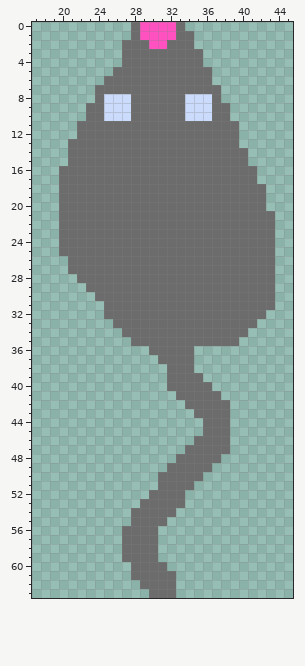
Pixel-art file -- Assets/aseprite/BasicRat.aseprite. The picture above is the old version.
64x64 pixels, 1 frame. Shown: x 17..45, y 0..63.
The result:
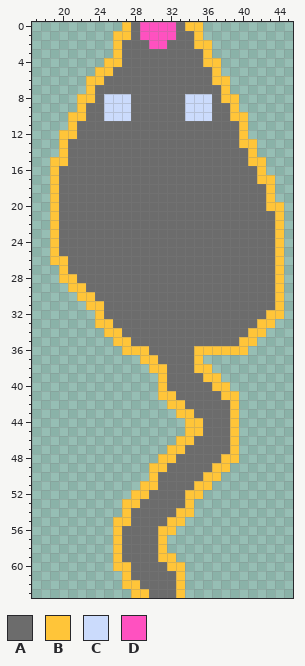
Palette (. is transparent): A #6c6c6c  B #ffc539  C #cbdbfc  D #ff51c0
Difference:
layer "Outline" added
Changed rows in their new state; - is an unchanged pixel.
Layer "Outline":
first column x 19:
 0 --------B------BB---------
 1 -------BB-------B---------
 2 -------B--------BB--------
 3 -------B---------B--------
 4 ------BB---------BB-------
 5 -----BB-----------B-------
 6 ----BB------------BB------
 7 ----B--------------B------
 8 ---BB--------------BB-----
 9 ---B----------------B-----
10 --BB----------------BB----
11 --B------------------B----
12 -BB------------------B----
13 -B-------------------BB---
14 -B--------------------B---
15 BB--------------------BB--
16 B----------------------B--
17 B----------------------BB-
18 B-----------------------B-
19 B-----------------------B-
20 B-----------------------BB
21 B------------------------B
22 B------------------------B
23 B------------------------B
24 B------------------------B
25 B------------------------B
26 BB-----------------------B
27 -B-----------------------B
28 -BB----------------------B
29 --BB---------------------B
30 ---BB--------------------B
31 ----BB-------------------B
32 -----B------------------BB
33 -----BB----------------BB-
34 ------BB--------------BB--
35 -------BB------------BB---
36 --------BBB-----BBBBBB----
37 ----------BB----B---------
38 -----------BB---BB--------
39 ------------B----BB-------
40 ------------B-----BB------
41 ------------BB-----BB-----
42 -------------BB-----B-----
43 --------------BB----B-----
44 ---------------BB---B-----
45 ---------------BB---B-----
46 --------------BB----B-----
47 -------------BB-----B-----
48 ------------BB-----BB-----
49 -----------BB-----BB------
50 -----------B-----BB-------
51 ----------BB----BB--------
52 ---------BB----BB---------
53 --------BB-----B----------
54 --------B-----BB----------
55 -------BB----BB-----------
56 -------B----BB------------
57 -------B----B-------------
58 -------B----B-------------
59 -------B----BB------------
60 -------BB----BB-----------
61 --------B-----B-----------
62 --------BB----B-----------
63 ---------BB---B-----------
Pixel boxes of the changes (left, top, right, bottom) in both pictures:
added: (50, 22, 284, 598)
